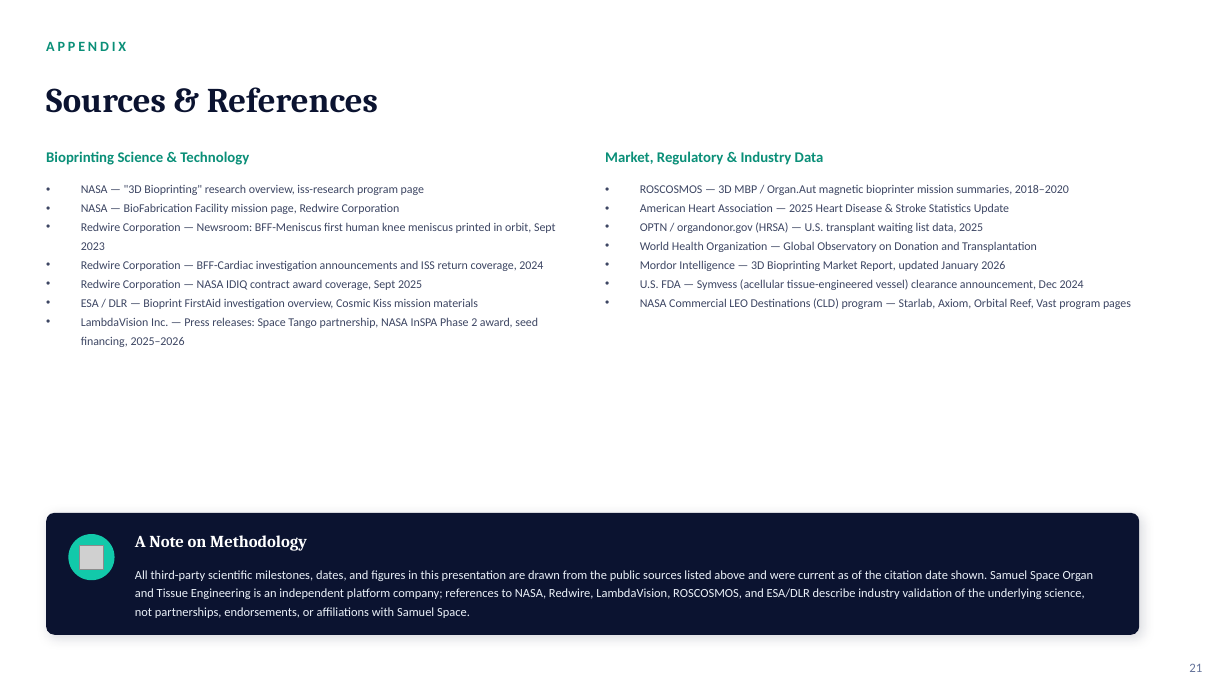
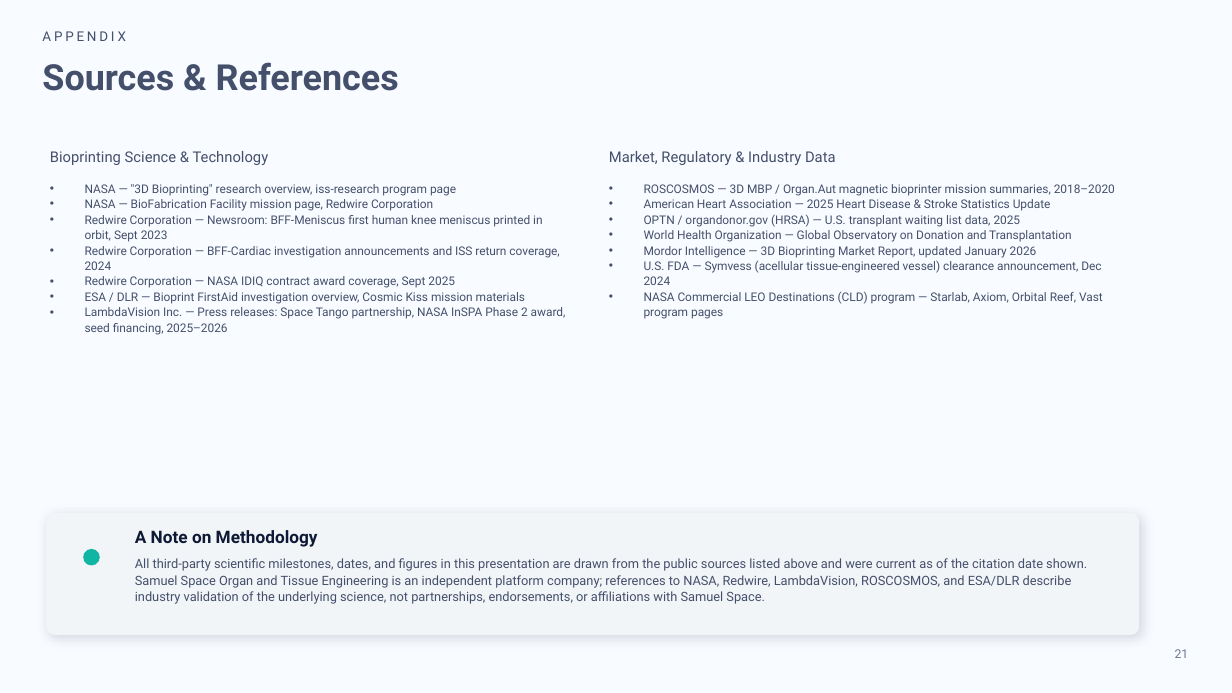
Before and after one commit to anthonyleedu/anthonyleedu, a slide deck: slide 21 of Samuel Space Organ and Tissue Engineering - Investor Presentation (2).pptx. Drawn at 1232x693 pixels with LibreOffice and Linux fonts; fonts in the diff are those of the drawing; grey boxes stand for pictures. Boxes give left, top, right and bottom in pixels: in the first picture for what was removed or moved away, otherwise in the second. Text is boxed around its words. In the diff, an @@ line names an element or a change of style, - is before the commit and + after.

```diff
--- a/Samuel Space Organ and Tissue Engineering - Investor Presentation (2).pptx
+++ b/Samuel Space Organ and Tissue Engineering - Investor Presentation (2).pptx
@@ background #FFFFFF to #F8FBFF @@
@@ text "APPENDIX": place and size @@
-text "APPENDIX" at <box>46,42,126,51</box>
+text "APPENDIX" at <box>42,31,125,41</box>
@@ text "APPENDIX" at <box>42,31,125,41</box>: size 11 to 10.5 pt, font Calibri to Roboto, text colour #0A8F78 to #44506B, bold off; line spacing 1 to 1.08; vertical alignment middle to top @@
@@ text "Sources & References": place and size @@
-text "Sources & References" at <box>46,87,378,113</box>
+text "Sources & References" at <box>42,62,399,91</box>
@@ text "Sources & References" at <box>42,62,399,91</box>: size 27 to 28 pt, font Cambria to Roboto, text colour #0B1330 to #44506B; line spacing 1 to 1.08; vertical alignment middle to top @@
@@ text "Bioprinting Science & Technology" at <box>50,151,269,165</box>: font Calibri to Roboto, text colour #0A8F78 to #44506B, bold off; line spacing 1 to 1.08; vertical alignment middle to top @@
@@ text "Market, Regulatory & Industry Data" at <box>609,151,836,165</box>: font Calibri to Roboto, text colour #0A8F78 to #44506B, bold off; line spacing 1 to 1.08; vertical alignment middle to top @@
@@ text "NASA — "3D Bioprinting" research ..." at <box>85,184,566,335</box>: font Calibri to Roboto, text colour #3D4663 to #44506B; line spacing 1.32 to 1.08 @@
@@ text "ROSCOSMOS — 3D MBP / ..." at <box>644,184,1115,319</box>: font Calibri to Roboto, text colour #3D4663 to #44506B; line spacing 1.32 to 1.08 @@
@@ rounded rectangle at <box>46,513,1140,635</box>: fill #0B1330 to #F2F5F8 @@
@@ text "A Note on Methodology" at <box>135,530,318,547</box>: size 13 to 13.4 pt, font Cambria to Roboto, text colour #FFFFFF to #0E1A35; vertical alignment middle to top @@
@@ picture removed at <box>79,545,104,569</box> @@
@@ ellipse: place and size @@
-ellipse at <box>68,534,115,580</box>
+ellipse at <box>83,549,100,566</box>
@@ ellipse at <box>83,549,100,566</box>: fill #12C9AA to #11B5A4 @@
@@ text "All third-party scientific milestones, dates, ..." at <box>135,558,1087,604</box>: size 9.7 to 10 pt, font Calibri to Roboto, text colour #EAF0F8 to #44506B; line spacing 1.22 to 1.08; vertical alignment middle to top @@
@@ text "21": place and size @@
-text "21" at <box>1189,663,1202,672</box>
+text "21" at <box>1175,649,1189,658</box>
@@ text "21" at <box>1175,649,1189,658</box>: size 10 to 9.5 pt, font Calibri to Roboto, text colour #64739A to #6D7890; vertical alignment middle to top @@
```
Also in this commit, not shown: 20 other slides changed.
